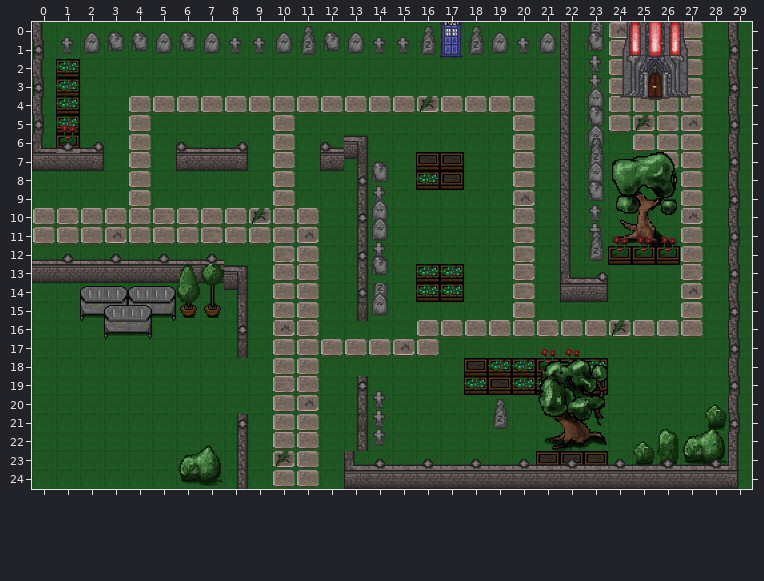
Two versions of a level (Tiled map, maps/map_01_friedhof.tmx). This is how it looked before the edit.
Cells are 36x28 px. Shown: x 0..29, y 0..24.
After the commit:
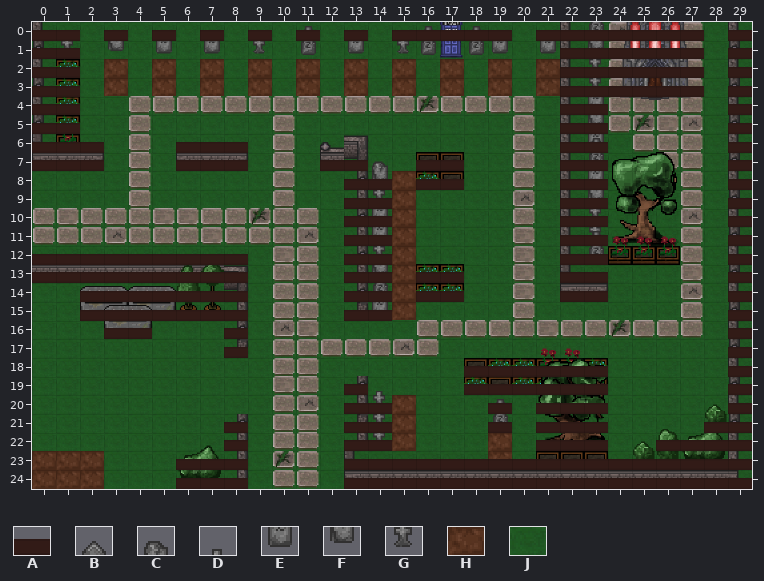
Key: from "sprite_sheet_props_main": A 0, B 121, C 122, D 124, E 171, F 172, G 174, H 221, J 1402.
_ is an empty cell.
Tiles of an added or newly shown layer are drawn over the layers below it.
What changed:
Layer "map":
The edit turns tile J into tile H in rows 2 to 3 at x 3, 5, 7, 9, 11, 13, 15, 17, 19 and 21; in rows 8 to 15 at x 15; in rows 20 to 21 at x 15; in row 22 at x 15 and 19; in row 23 at x 0 to 2 and 19; in row 24 at x 0 to 2.
Layer "ebene1":
The edit erases tile B in row 0 at x 2 and 10.
The edit erases tile C in row 0 at x 4, 6 and 12.
The edit erases tile D in row 0 at x 8, 14 and 20.
The edit erases tile E in row 1 at x 2 and 10.
The edit erases tile F in row 1 at x 4, 6 and 12.
The edit erases tile G in row 1 at x 8, 14 and 20.
Layer "walkable" (now shown):
There is now tile A in row 0 at x 0 to 1, 3, 5, 7, 9, 11, 13, 15 to 19, 21 to 27 and 29; in rows 1 to 3 at x 0 to 1, 22 to 27 and 29; in rows 4 to 5 at x 0 to 1, 22 to 23 and 29; in row 6 at x 0 to 2, 6 to 8, 22 to 23 and 29; in row 7 at x 0 to 2, 6 to 8, 12 to 13, 16 to 17, 22 to 23 and 29; in row 8 at x 13 to 14, 16 to 17, 22 to 23 and 29.
There is now tile A in rows 9 to 11 at x 13 to 14, 22 to 23 and 29; in row 12 at x 0 to 8, 13 to 14, 22 to 23 and 29; in row 13 at x 0 to 8, 13 to 14, 16 to 17, 22 to 23 and 29; in row 14 at x 2 to 8, 13 to 14, 16 to 17, 22 to 23 and 29; in row 15 at x 2 to 8, 13 to 14 and 29; in row 16 at x 3 to 4, 8 and 29.
There is now tile A in row 17 at x 8 and 29; in row 18 at x 18 to 23 and 29; in row 19 at x 13, 18 to 23 and 29; in row 20 at x 13 to 14, 19, 21 to 23 and 29; in row 21 at x 8, 13 to 14, 19, 21 to 23 and 28 to 29; in row 22 at x 8, 13 to 14, 21 to 23 and 26 to 29.
There is now tile A in rows 23 to 24 at x 6 to 8 and 13 to 29.
Changed places in both pictures, as pixel boxes (x1, y1, x2, y2):
changed: (32, 30, 752, 489)
